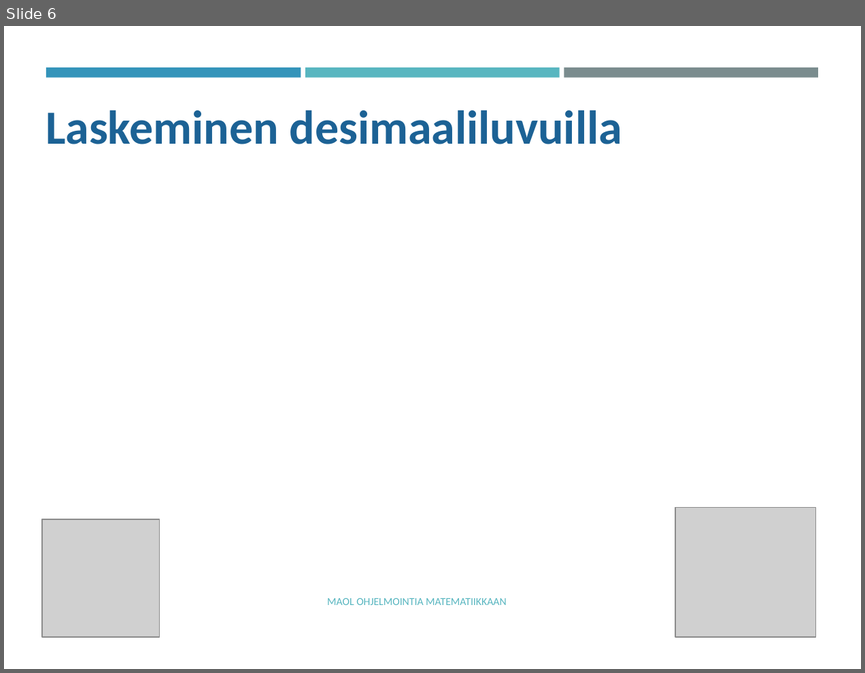
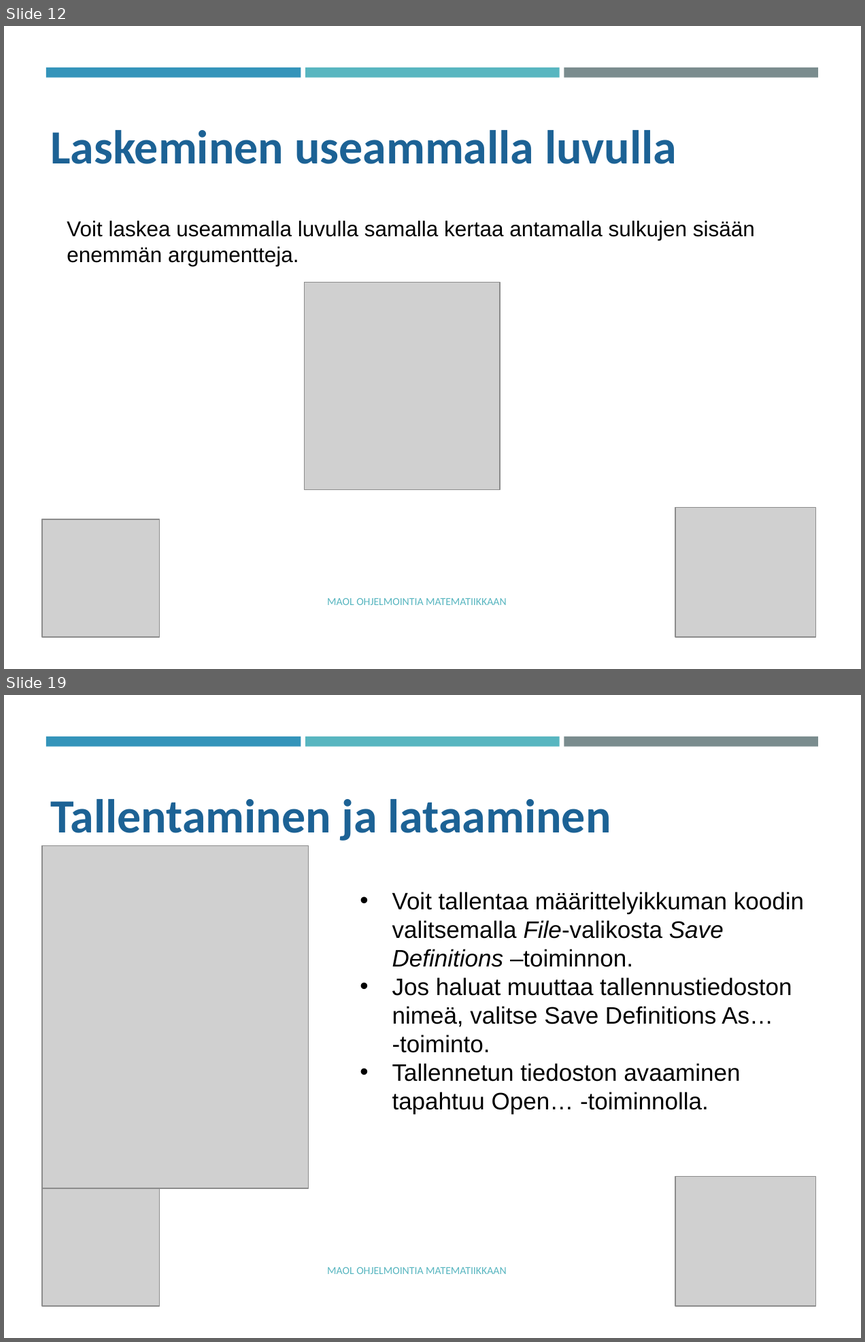
Before and after one commit to tyynetyyne/tyynetyyne.github.io, a slide deck: tehtavat/tiedostot/maol/power_point/Racket-MAOL-5-6-tutustuminen-ohjelmointiymparistoon.pptx. Shown one above the other, each under a label of ours: slide 6 before the commit, slides 12 and 19 after it; the slides between them are not shown. The pictures are 865x673 and 865x1342 pixels, drawn with LibreOffice and Linux fonts; fonts in the diff are those of the drawing; grey boxes stand for pictures. Boxes give left, top, right and bottom in pixels: in the first picture for what was removed or moved away, otherwise in the second. Text is boxed around its words. In the diff, an @@ line names an element or a change of style, - is before the commit and + after.

```diff
--- a/tehtavat/tiedostot/maol/power_point/Racket-MAOL-5-6-tutustuminen-ohjelmointiymparistoon.pptx
+++ b/tehtavat/tiedostot/maol/power_point/Racket-MAOL-5-6-tutustuminen-ohjelmointiymparistoon.pptx
@@ slide 19 added at (x1=4, y1=695, x2=861, y2=1338), background #FFFFFF; not listed: 3 template elements that a slide beside it also shows @@
@@ text added at (x1=50, y1=799, x2=611, y2=841), 40 pt, text #1D6294, bold @@
+Tallentaminen ja lataaminen
@@ picture added at (x1=41, y1=846, x2=308, y2=1189) @@
@@ text added at (x1=392, y1=892, x2=804, y2=1114), 20 pt, text #000000 @@
+• Voit tallentaa määrittelyikkuman koodin valitsemalla File-valikosta Save Definitions –toiminnon.
+• Jos haluat muuttaa tallennustiedoston nimeä, valitse Save Definitions As… -toiminto.
+• Tallennetun tiedoston avaaminen tapahtuu Open… -toiminnolla.
@@ picture added at (x1=675, y1=1176, x2=815, y2=1305) @@
@@ picture added at (x1=41, y1=1187, x2=159, y2=1305) @@
@@ text added at (x1=327, y1=1267, x2=507, y2=1274), 9 pt, text #58B6C0 @@
+MAOL OHJELMOINTIA MATEMATIIKKAAN
@@ what was slide 6 is now slide 12 @@
@@ slide 12 changed as well @@
@@ text at (x1=50, y1=130, x2=677, y2=164): text changed @@
-Laskeminen desimaaliluvuilla
+Laskeminen useammalla luvulla
@@ text added at (x1=67, y1=220, x2=755, y2=266), 18 pt, text #000000 @@
+Voit laskea useammalla luvulla samalla kertaa antamalla sulkujen sisään enemmän argumentteja.
@@ picture added at (x1=304, y1=282, x2=499, y2=490) @@
```
Also in this commit, not shown: 6 other slides changed, 11 other slides added, 3 slides removed.
